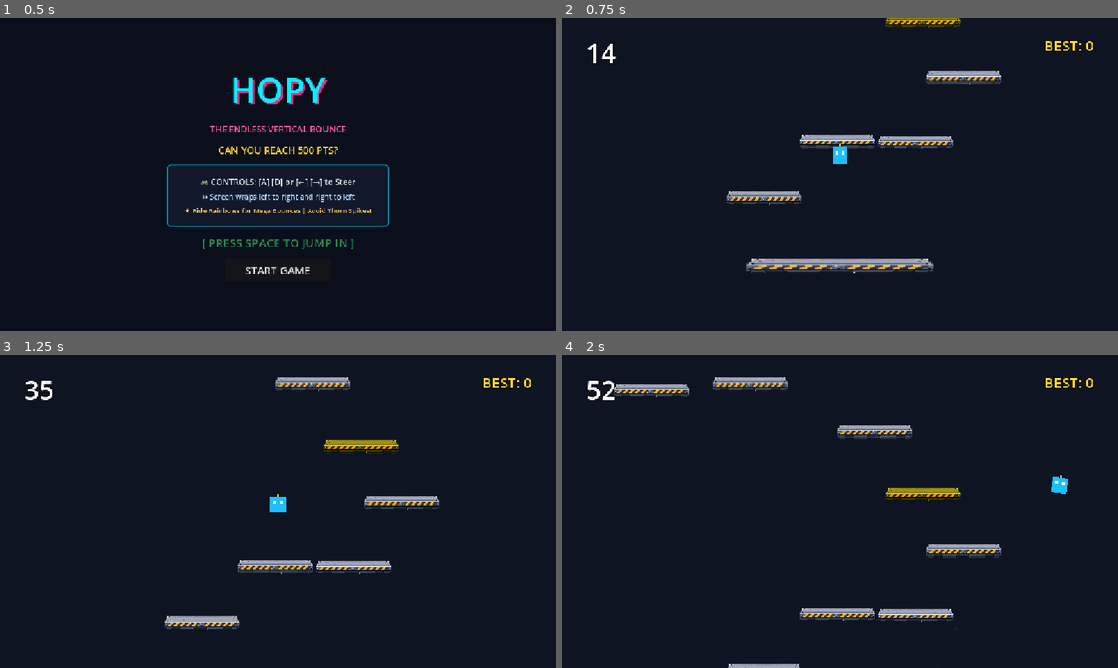
Above: before the commit, frames 1-4 (two rows, left to right).
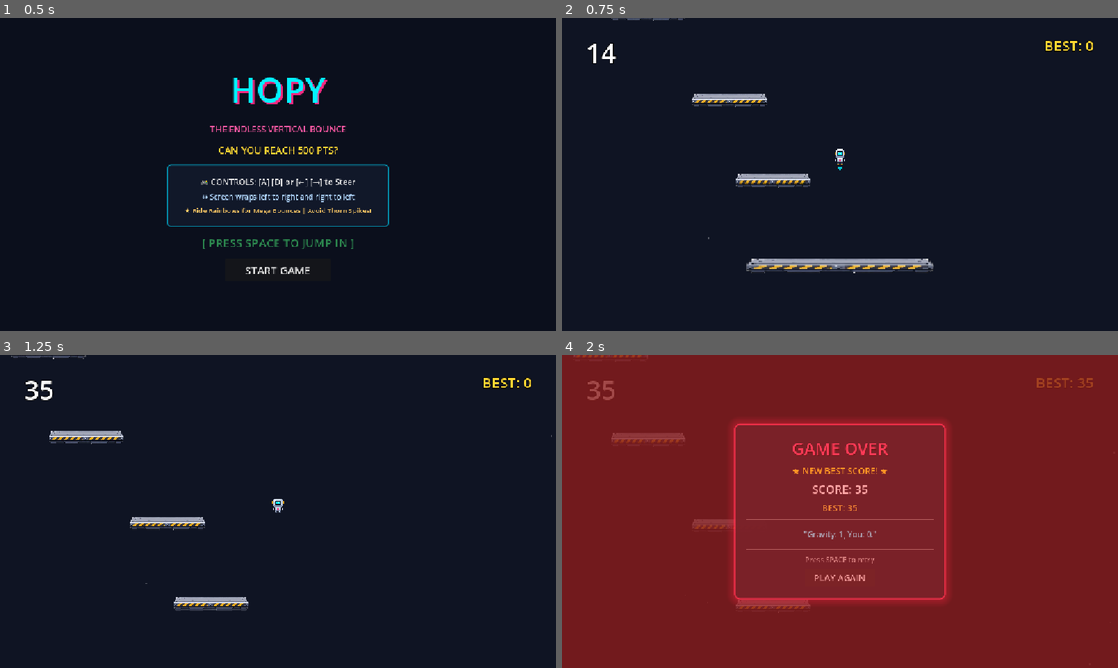
Above: after the commit, the same moments.

Repository: DevireddyNehal/Hopy
Game: Godot game, scene res://scenes/TitleScreen.tscn
The game is run twice, just before and just after one commit, with the same random seed, the same clock (stepped at 60 frames per second) and the same inputs. Sound files missing from this copy of the repository are replaced by a short silence.
Inputs:
- Up to frame 1 (0.5 s): no input
- Up to frame 2 (0.75 s): click "START GAME" at 0.5 s
- Up to frame 3 (1.25 s): no input
- Up to frame 4 (2 s): tap Enter at 1.25 s; hold Right (ui_right) from 1.28 s (still down); hold Space (start_action) from 1.28 s (still down)

Frame 1 is identical in both runs. In frame 2, 3.5% of the frame differs, in the area x 8-79%, y 0-71%; in frame 3, 4.6%; in frame 4, 100%, in the area x 0-100%, y 0-100%.

Commit message:
fix(perf & visuals): fix lag with raster hazard sprite & sfx pooling, declutter platform generation, add custom pixel robot sprite with thrusters, and cosmic starfield

Diff:
--- a/scenes/Main.tscn
+++ b/scenes/Main.tscn
@@ -23,6 +23,21 @@
 grow_vertical = 2
 color = Color(0.0588235, 0.0784314, 0.137255, 1)
 
+[node name="StarParticles" type="CPUParticles2D" parent="Background"]
+position = Vector2(576, 324)
+amount = 28
+lifetime = 6.0
+emission_shape = 3
+emission_rect_extents = Vector2(576, 324)
+direction = Vector2(0, 1)
+spread = 15.0
+gravity = Vector2(0, 25)
+initial_velocity_min = 15.0
+initial_velocity_max = 35.0
+scale_amount_min = 1.5
+scale_amount_max = 3.5
+color = Color(1, 1, 1, 0.28)
+
 [node name="Camera2D" type="Camera2D" parent="."]
 position = Vector2(576, 324)
 script = ExtResource("2_cam")
--- a/scenes/Robot.tscn
+++ b/scenes/Robot.tscn
@@ -1,9 +1,10 @@
-[gd_scene load_steps=3 format=3]
+[gd_scene load_steps=4 format=3]
 
 [ext_resource type="Script" path="res://scripts/robot.gd" id="1_robot"]
+[ext_resource type="Texture2D" path="res://assets/sprites/robot.png" id="2_robot_tex"]
 
 [sub_resource type="RectangleShape2D" id="RectangleShape2D_robot"]
-size = Vector2(28, 30)
+size = Vector2(28, 34)
 
 [node name="Robot" type="CharacterBody2D"]
 collision_layer = 1
@@ -11,38 +12,19 @@
 script = ExtResource("1_robot")
 
 [node name="CollisionShape2D" type="CollisionShape2D" parent="."]
-position = Vector2(0, -1)
+position = Vector2(0, 1)
 shape = SubResource("RectangleShape2D_robot")
 
 [node name="Visuals" type="Node2D" parent="."]
 
-[node name="Body" type="ColorRect" parent="Visuals"]
-offset_left = -16.0
-offset_top = -16.0
-offset_right = 16.0
-offset_bottom = 16.0
-color = Color(0.12, 0.75, 1, 1)
+[node name="Sprite2D" type="Sprite2D" parent="Visuals"]
+texture_filter = 1
+texture = ExtResource("2_robot_tex")
 
-[node name="EyeLeft" type="ColorRect" parent="Visuals"]
-offset_left = -10.0
-offset_top = -8.0
-offset_right = -4.0
-offset_bottom = -2.0
-color = Color(1, 1, 1, 1)
-
-[node name="EyeRight" type="ColorRect" parent="Visuals"]
-offset_left = 4.0
-offset_top = -8.0
-offset_right = 10.0
-offset_bottom = -2.0
-color = Color(1, 1, 1, 1)
-
-[node name="Antenna" type="ColorRect" parent="Visuals"]
-offset_left = -2.0
-offset_top = -22.0
-offset_right = 2.0
-offset_bottom = -16.0
-color = Color(1, 0.85, 0.2, 1)
+[node name="ThrusterFlame" type="Polygon2D" parent="Visuals"]
+visible = false
+color = Color(0, 0.95, 1, 0.8)
+polygon = PackedVector2Array(-6, 21, 0, 29, 6, 21)
 
 [node name="EffectSpawnPoint" type="Marker2D" parent="."]
-position = Vector2(0, 16)
+position = Vector2(0, 18)
--- a/scripts/effects.gd
+++ b/scripts/effects.gd
@@ -5,7 +5,7 @@
 ## All effects are purely cosmetic and non-blocking (< 0.4s or gentle drift).
 ## They never alter player collision or control response.
 
-const MAX_ACTIVE_PARTICLES: int = 400
+const MAX_ACTIVE_PARTICLES: int = 120
 const LANDING_COOLDOWN_MSEC: int = 40
 
 const PIXEL_PATTERNS = [
@@ -137,56 +137,56 @@
 			flash_screen(Color(1.0, 0.84, 0.0, 0.45), 0.35)
 
 ## Short burst of glowing sparks around the landing point (< 0.4s)
-func spawn_sparkle_burst(world_pos: Vector2, count: int = 14) -> void:
+func spawn_sparkle_burst(world_pos: Vector2, count: int = 7) -> void:
 	for i in range(count):
 		var angle: float = randf() * TAU
-		var speed: float = randf_range(90.0, 260.0)
+		var speed: float = randf_range(80.0, 200.0)
 		var particle := _make_particle(world_pos, Vector2(cos(angle), sin(angle)) * speed,
-			randf_range(0.25, 0.45), SPARK_COLORS[randi() % SPARK_COLORS.size()],
-			randf_range(2.0, 3.5), Particle.SHAPE_CIRCLE)
-		if particle == null:
-			break
-		particle.gravity = 180.0
+			randf_range(0.2, 0.35), SPARK_COLORS[randi() % SPARK_COLORS.size()],
+			randf_range(2.0, 3.0), Particle.SHAPE_CIRCLE)
+		if particle == null:
+			break
+		particle.gravity = 140.0
 
 ## Pixel-style hearts, stars, bolts that rise then fade
-func spawn_pixel_emoji(world_pos: Vector2, count: int = 5, life: float = 1.0) -> void:
+func spawn_pixel_emoji(world_pos: Vector2, count: int = 4, life: float = 0.85) -> void:
 	for i in range(count):
 		var particle := _make_particle(world_pos,
-			Vector2(randf_range(-100.0, 100.0), randf_range(-280.0, -180.0)),
+			Vector2(randf_range(-90.0, 90.0), randf_range(-240.0, -150.0)),
 			life * randf_range(0.7, 1.0),
 			PIXEL_COLORS[randi() % PIXEL_COLORS.size()],
 			2.5, Particle.SHAPE_PIXEL)
 		if particle == null:
 			break
 		particle.pattern = PIXEL_PATTERNS[randi() % PIXEL_PATTERNS.size()]
-		particle.gravity = 450.0
-		particle.spin = randf_range(-2.5, 2.5)
+		particle.gravity = 400.0
+		particle.spin = randf_range(-2.0, 2.0)
 
 ## Confetti for celebrations and rainbow platform
-func spawn_confetti(world_pos: Vector2, count: int = 35, life: float = 1.2) -> void:
+func spawn_confetti(world_pos: Vector2, count: int = 22, life: float = 1.0) -> void:
 	for i in range(count):
 		var particle := _make_particle(world_pos,
-			Vector2(randf_range(-240.0, 240.0), randf_range(-380.0, -160.0)),
+			Vector2(randf_range(-200.0, 200.0), randf_range(-340.0, -140.0)),
 			life * randf_range(0.7, 1.0),
 			CONFETTI_COLORS[randi() % CONFETTI_COLORS.size()],
-			3.5, Particle.SHAPE_CONFETTI)
-		if particle == null:
-			break
-		particle.gravity = 650.0
-		particle.spin = randf_range(-10.0, 10.0)
-
-## Shards that fly out when a crumble platform breaks
-func spawn_shatter(world_pos: Vector2, count: int = 12) -> void:
-	for i in range(count):
-		var particle := _make_particle(world_pos,
-			Vector2(randf_range(-180.0, 180.0), randf_range(-220.0, -50.0)),
-			randf_range(0.3, 0.5),
-			SHATTER_COLORS[randi() % SHATTER_COLORS.size()],
-			3.5, Particle.SHAPE_SQUARE)
+			3.0, Particle.SHAPE_CONFETTI)
 		if particle == null:
 			break
 		particle.gravity = 600.0
 		particle.spin = randf_range(-8.0, 8.0)
+
+## Shards that fly out when a crumble platform breaks
+func spawn_shatter(world_pos: Vector2, count: int = 8) -> void:
+	for i in range(count):
+		var particle := _make_particle(world_pos,
+			Vector2(randf_range(-160.0, 160.0), randf_range(-180.0, -40.0)),
+			randf_range(0.25, 0.45),
+			SHATTER_COLORS[randi() % SHATTER_COLORS.size()],
+			3.0, Particle.SHAPE_SQUARE)
+		if particle == null:
+			break
+		particle.gravity = 550.0
+		particle.spin = randf_range(-6.0, 6.0)
 
 ## Flash character tint briefly on landing/bounce (< 0.18s)
 func pulse_character(flash: Color = Color(1.5, 1.5, 1.5, 1.0), duration: float = 0.16) -> void:
--- a/scripts/game_state.gd
+++ b/scripts/game_state.gd
@@ -74,6 +74,24 @@
 			if json.parse(f.get_as_text()) == OK and json.data is Array:
 				meme_list = json.data
 			f.close()
+	_setup_sfx_pool()
+
+var sfx_pool: Array[AudioStreamPlayer] = []
+var sfx_pool_index: int = 0
+const SFX_POOL_SIZE: int = 6
+
+func _setup_sfx_pool() -> void:
+	for i in range(SFX_POOL_SIZE):
+		var p = AudioStreamPlayer.new()
+		add_child(p)
+		sfx_pool.append(p)
+
+func _get_sfx_player() -> AudioStreamPlayer:
+	if sfx_pool.is_empty():
+		_setup_sfx_pool()
+	var p = sfx_pool[sfx_pool_index]
+	sfx_pool_index = (sfx_pool_index + 1) % sfx_pool.size()
+	return p
 
 func play_bounce() -> void:
 	if bounce_sounds.is_empty():
@@ -87,31 +105,26 @@
 	if randf() < 0.22 and bounce_sounds.size() > 1:
 		chosen_stream = bounce_sounds[randi() % bounce_sounds.size()]
 
-	var p = AudioStreamPlayer.new()
+	var p = _get_sfx_player()
 	p.stream = chosen_stream
 	p.pitch_scale = clampf(1.0 + (combo * 0.05), 0.88, 2.3)
-	add_child(p)
 	p.play()
-	p.finished.connect(p.queue_free)
 
 func play_rainbow() -> void:
 	if not sfx_rainbow:
 		return
-	var p = AudioStreamPlayer.new()
+	var p = _get_sfx_player()
 	p.stream = sfx_rainbow
-	p.pitch_scale = 1.35 # Extra high-pitched super Hee-Hee!
-	add_child(p)
+	p.pitch_scale = 1.35
 	p.play()
-	p.finished.connect(p.queue_free)
 
 func play_meme() -> void:
 	if not sfx_meme:
 		return
-	var p = AudioStreamPlayer.new()
+	var p = _get_sfx_player()
 	p.stream = sfx_meme
-	add_child(p)
+	p.pitch_scale = 1.0
 	p.play()
-	p.finished.connect(p.queue_free)
 
 func trigger_meme() -> void:
 	play_meme()
--- a/scripts/platform.gd
+++ b/scripts/platform.gd
@@ -31,7 +31,9 @@
 func _ready() -> void:
 	if sprite:
 		default_texture = sprite.texture
-	if ResourceLoader.exists("res://assets/sprites/red_spike_platform.svg"):
+	if ResourceLoader.exists("res://assets/sprites/red_spike_platform.png"):
+		thorn_texture = load("res://assets/sprites/red_spike_platform.png")
+	elif ResourceLoader.exists("res://assets/sprites/red_spike_platform.svg"):
 		thorn_texture = load("res://assets/sprites/red_spike_platform.svg")
 	apply_type_style()
 	right_limit = get_viewport_rect().size.x - 100.0
--- a/scripts/robot.gd
+++ b/scripts/robot.gd
@@ -9,8 +9,9 @@
 
 @onready var sprite: Node2D = $Visuals
 @onready var effect_spawn_point: Marker2D = $EffectSpawnPoint
+@onready var thruster: Polygon2D = $Visuals/ThrusterFlame
 
-const HALF_WIDTH: float = 16.0 # half robot width for clean wrapping
+const HALF_WIDTH: float = 18.0 # half robot width for clean wrapping
 
 # Multiplier applied when special platforms (like Rainbow) boost the bounce
 var current_bounce_multiplier: float = 1.0
@@ -29,6 +30,10 @@
 		return
 	# 1. Apply gravity
 	velocity.y += gravity * delta
+
+	# Thruster flame lights up when rocketing upward!
+	if thruster:
+		thruster.visible = (velocity.y < -120.0)
 
 	# 2. Horizontal steering via ui_left and ui_right (Left/Right arrows and A/D)
 	var direction = Input.get_axis("ui_left", "ui_right")
--- a/scripts/spawner.gd
+++ b/scripts/spawner.gd
@@ -6,11 +6,11 @@
 @export var platform_scene: PackedScene
 @export var camera: Camera2D
 
-# Vertical gap limits: 95px - 145px (apex is 289px, so you have 144px leeway!)
-const MIN_GAP_Y: float = 95.0
-const MAX_GAP_Y: float = 145.0
-const BUFFER_AHEAD: float = 1200.0
-const DESPAWN_OFFSET: float = 600.0
+# Vertical gap limits: 135px - 180px (apex is 289px, so you have 109px-154px clean leeway!)
+const MIN_GAP_Y: float = 135.0
+const MAX_GAP_Y: float = 180.0
+const BUFFER_AHEAD: float = 650.0
+const DESPAWN_OFFSET: float = 150.0
 
 var highest_spawned_y: float = 520.0
 var platform_count: int = 0
@@ -30,7 +30,7 @@
 		return
 
 	var half_h = get_viewport_rect().size.y / 2.0
-	# 1. Spawn ahead of camera
+	# 1. Spawn ahead of camera (spacious buffer)
 	var camera_top = camera.global_position.y - half_h
 	while highest_spawned_y > camera_top - BUFFER_AHEAD:
 		_spawn_next_platform()
@@ -52,8 +52,8 @@
 	if start_plat:
 		start_plat.scale = Vector2(2.5, 1.0)
 
-	# 2. Pre-spawn a trail of platforms climbing upward
-	for i in range(16):
+	# 2. Pre-spawn a clean trail of platforms climbing upward (9 platforms for initial view)
+	for i in range(9):
 		_spawn_next_platform()
 
 func _spawn_next_platform() -> void:
@@ -61,29 +61,19 @@
 	highest_spawned_y -= gap
 
 	var screen_w = get_viewport_rect().size.x
-	var min_x = 90.0
-	var max_x = screen_w - 90.0
+	var min_x = 100.0
+	var max_x = screen_w - 100.0
 
 	# Guaranteed reach rule:
-	# Each platform is within +-340px of the last one.
-	# (With steer_speed=650 and air_time=1.28s, travel is 832px -> massive 492px leeway!)
-	var offset_x = randf_range(-340.0, 340.0)
-	if abs(offset_x) < 80.0:
-		offset_x = 100.0 if offset_x >= 0 else -100.0
+	# Single, clear platform per tier within +-300px of the last one.
+	var offset_x = randf_range(-300.0, 300.0)
+	if abs(offset_x) < 70.0:
+		offset_x = 90.0 if offset_x >= 0 else -90.0
 
-	var spawn_x = last_x + offset_x
-	if spawn_x < min_x:
-		spawn_x = max_x - (min_x - spawn_x)
-	elif spawn_x > max_x:
-		spawn_x = min_x + (spawn_x - max_x)
+	var spawn_x = clampf(last_x + offset_x, min_x, max_x)
 	last_x = spawn_x
 
 	_spawn_platform_at(Vector2(spawn_x, highest_spawned_y), _pick_type())
-
-	# 40% chance to spawn an alternate platform on the other side for route variety:
-	if randf() < 0.4:
-		var alt_x = fposmod(spawn_x + randf_range(400.0, screen_w - 400.0), screen_w - 180.0) + 90.0
-		_spawn_platform_at(Vector2(alt_x, highest_spawned_y + randf_range(-15.0, 15.0)), _pick_type())
 
 func _pick_type() -> int:
 	platform_count += 1
--- a/scripts/ui/hud.gd
+++ b/scripts/ui/hud.gd
@@ -44,13 +44,22 @@
 
 	if new_combo > 1:
 		combo_container.visible = true
-		combo_label.text = "×" + str(new_combo) + " COMBO!"
+		if new_combo >= 10:
+			combo_label.text = "⚡ ×" + str(new_combo) + " HYPER COMBO! ⚡"
+			combo_label.modulate = Color("ff007f")
+		elif new_combo >= 5:
+			combo_label.text = "★ ×" + str(new_combo) + " SUPER COMBO! ★"
+			combo_label.modulate = Color("ffb300")
+		else:
+			combo_label.text = "×" + str(new_combo) + " COMBO!"
+			combo_label.modulate = Color("00f0ff")
 
 		# Punchy pop animation on increment
 		var tween = create_tween()
 		combo_label.pivot_offset = combo_label.size / 2.0
-		combo_label.scale = Vector2(1.4, 1.4)
-		tween.tween_property(combo_label, "scale", Vector2(1.0, 1.0), 0.15).set_trans(Tween.TRANS_BACK).set_ease(Tween.EASE_OUT)
+		combo_label.scale = Vector2(1.35, 1.35)
+		tween.tween_property(combo_label, "scale", Vector2(1.0, 1.0), 0.14)\
+			.set_trans(Tween.TRANS_BACK).set_ease(Tween.EASE_OUT)
 	else:
 		combo_container.visible = false
 
Binary file added: assets/sprites/red_spike_platform.png
Not shown, added: assets/sprites/red_spike_platform.png.import
Binary file added: assets/sprites/robot.png
Not shown, added: assets/sprites/robot.png.import
Not shown, added: export_presets.cfg
